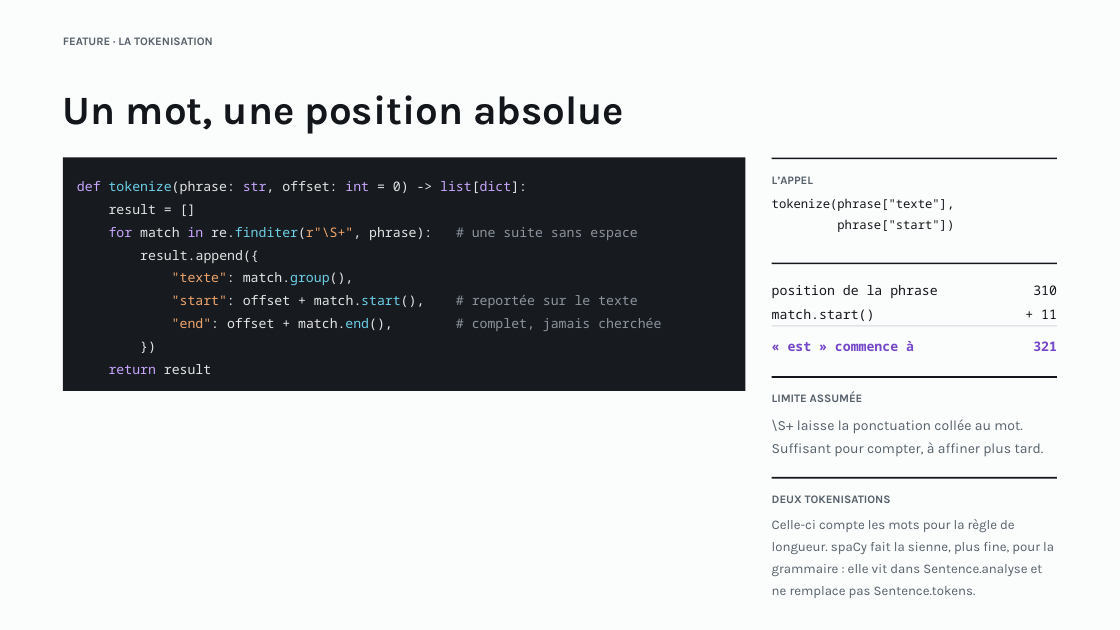
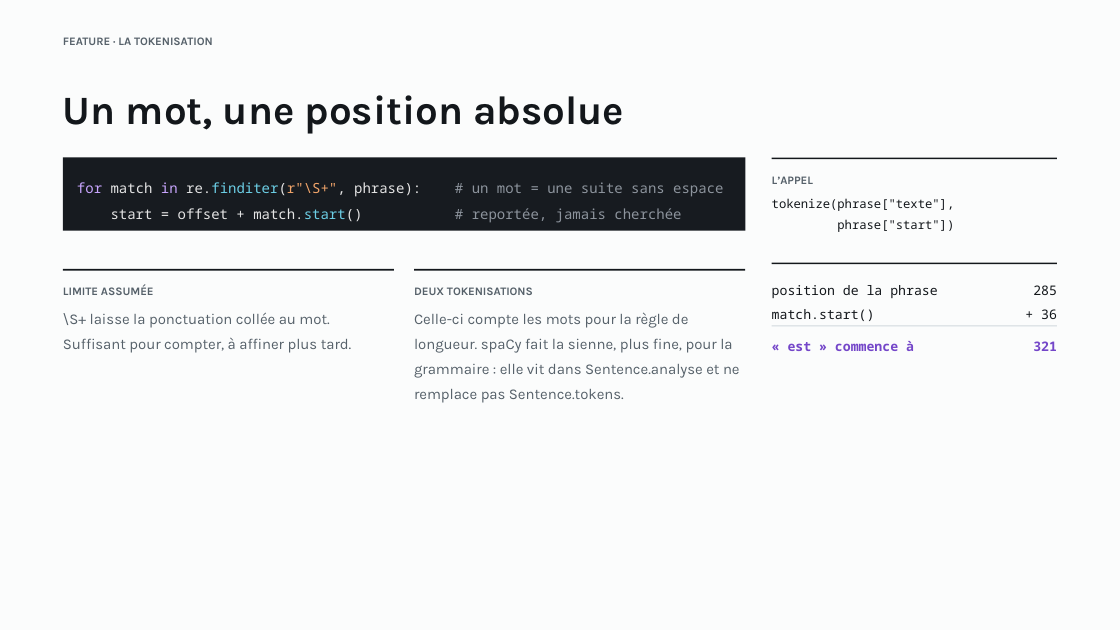
Before and after one commit to lhubeaux/final_project, a slide deck: slide 15 of docs/soutenance.pptx (slide 14 before the commit). Drawn at 1120x630 pixels with LibreOffice and Linux fonts; fonts in the diff are those of the drawing. Boxes give left, top, right and bottom in pixels: in the first picture for what was removed or moved away, otherwise in the second. Text is boxed around its words. In the diff, an @@ line names an element or a change of style, - is before the commit and + after.

```diff
--- a/docs/soutenance.pptx
+++ b/docs/soutenance.pptx
@@ rectangle: place and size @@
-rectangle at <box>63,158,745,392</box>
+rectangle at <box>63,158,745,231</box>
@@ text at <box>77,182,723,223</box>: text changed; size 11.2 to 12 pt; text colour #E4E4E4 to #8D949D @@
-def tokenize(phrase: str, offset: int = 0) -> list[dict]:
-result = []
-for match in re.finditer(r"\S+", phrase): # une suite sans espace
-result.append({
-"texte": match.group(),
-"start": offset + match.start(), # reportée sur le texte
-"end": offset + match.end(), # complet, jamais cherchée
-})
-return result
+for match in re.finditer(r"\S+", phrase): # un mot = une suite sans espace
+start = offset + match.start() # reportée, jamais cherchée
@@ rectangle: place and size @@
-rectangle at <box>772,376,1058,378</box>
+rectangle at <box>63,269,394,271</box>
@@ rectangle: place and size @@
-rectangle at <box>772,477,1058,479</box>
+rectangle at <box>414,269,745,271</box>
@@ text "LIMITE ASSUMÉE": place and size @@
-text "LIMITE ASSUMÉE" at <box>772,392,863,402</box>
+text "LIMITE ASSUMÉE" at <box>63,284,154,295</box>
@@ text "DEUX TOKENISATIONS": place and size @@
-text "DEUX TOKENISATIONS" at <box>772,495,891,503</box>
+text "DEUX TOKENISATIONS" at <box>414,287,533,295</box>
@@ text at <box>1033,285,1057,295</box>: text changed @@
-310
+285
@@ text "\S+ laisse la ponctuation collée ...": place and size @@
-text "\S+ laisse la ponctuation collée ..." at <box>772,419,1044,456</box>
+text "\S+ laisse la ponctuation collée ..." at <box>63,313,352,353</box>
@@ text "\S+ laisse la ponctuation collée ..." at <box>63,313,352,353</box>: size 12 to 12.8 pt @@
@@ text "Celle-ci compte les mots pour ...": place and size @@
-text "Celle-ci compte les mots pour ..." at <box>772,519,1054,598</box>
+text "Celle-ci compte les mots pour ..." at <box>414,312,740,403</box>
@@ text "Celle-ci compte les mots pour ..." at <box>414,312,740,403</box>: size 11.2 to 12.8 pt @@
@@ text at <box>1041,309,1057,319</box>: text changed @@
-+ 11
++ 36
```
Also in this commit, not shown: 8 other slides changed, 2 slides added, 2 slides removed, 1 other file.
